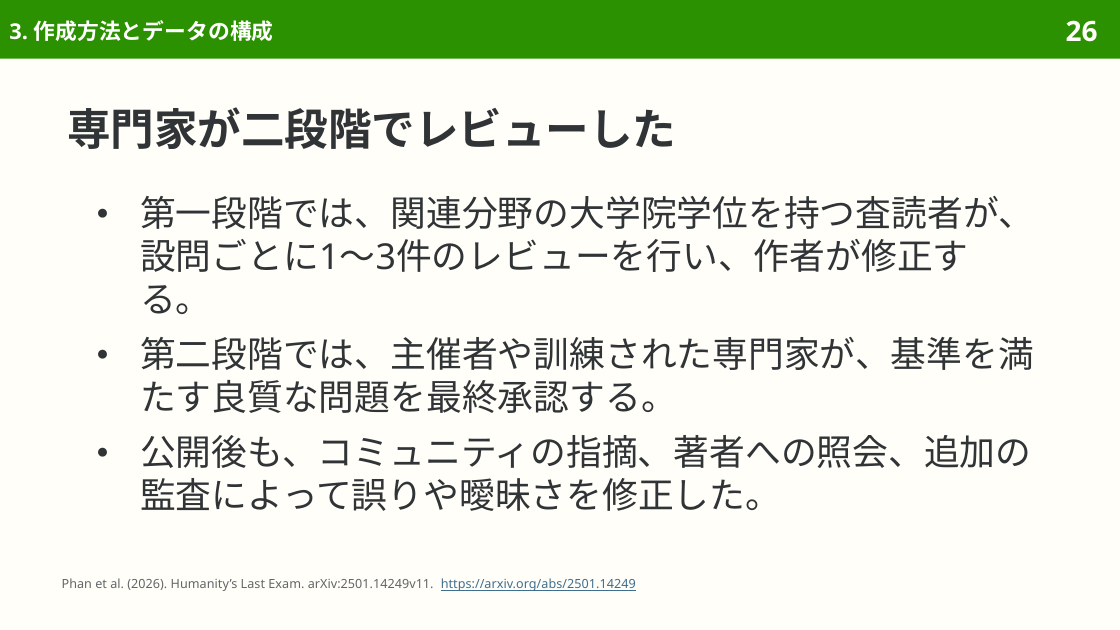
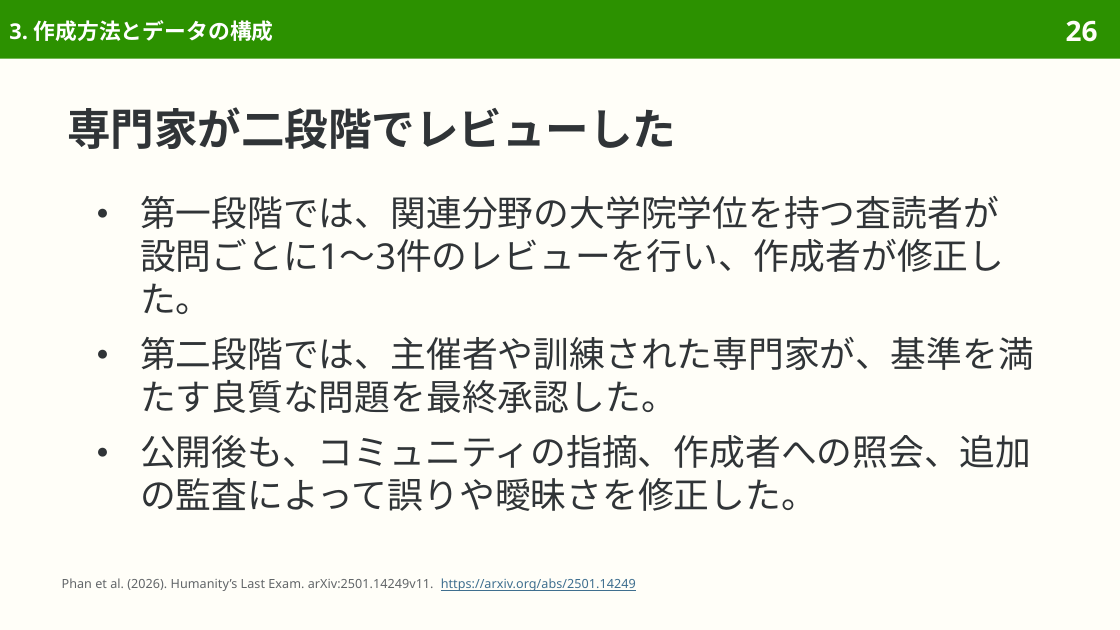
Before and after one commit to sasakiy84/datasets-in-10-minutes, a slide deck: slide 26 of slides/datasets-in-10-minutes-hle.pptx. Drawn at 1120x630 pixels with LibreOffice and Linux fonts; fonts in the diff are those of the drawing. Boxes give left, top, right and bottom in pixels: in the first picture for what was removed or moved away, otherwise in the second. Text is boxed around its words. In the diff, an @@ line names an element or a change of style, - is before the commit and + after.

```diff
--- a/slides/datasets-in-10-minutes-hle.pptx
+++ b/slides/datasets-in-10-minutes-hle.pptx
@@ text at bbox=[140, 196, 1034, 511]: text changed @@
-● 第一段階では、関連分野の大学院学位を持つ査読者が、設問ごとに1〜3件のレビューを行い、作者が修正する。
-● 第二段階では、主催者や訓練された専門家が、基準を満たす良質な問題を最終承認する。
-● 公開後も、コミュニティの指摘、著者への照会、追加の監査によって誤りや曖昧さを修正した。
+● 第一段階では、関連分野の大学院学位を持つ査読者が設問ごとに1〜3件のレビューを行い、作成者が修正した。
+● 第二段階では、主催者や訓練された専門家が、基準を満たす良質な問題を最終承認した。
+● 公開後も、コミュニティの指摘、作成者への照会、追加の監査によって誤りや曖昧さを修正した。
```
Also in this commit, not shown: 14 other slides changed, 7 other files.
